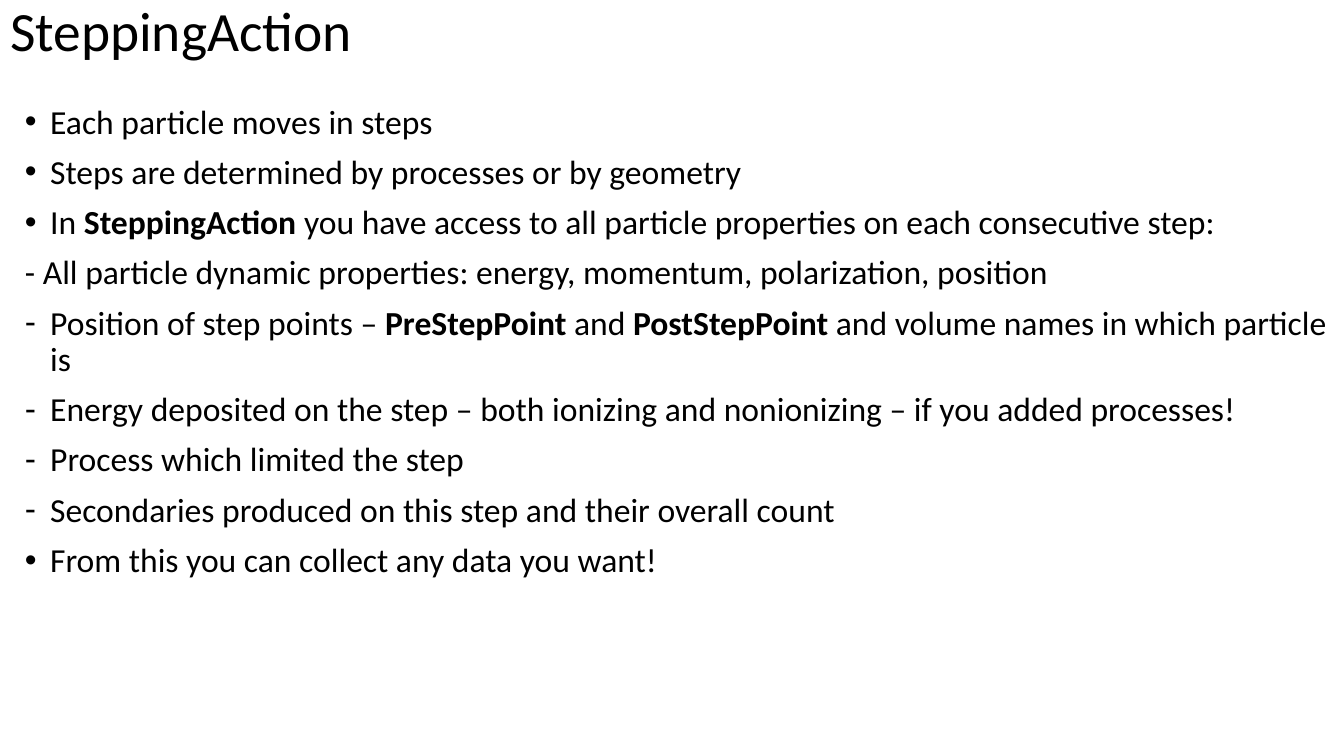
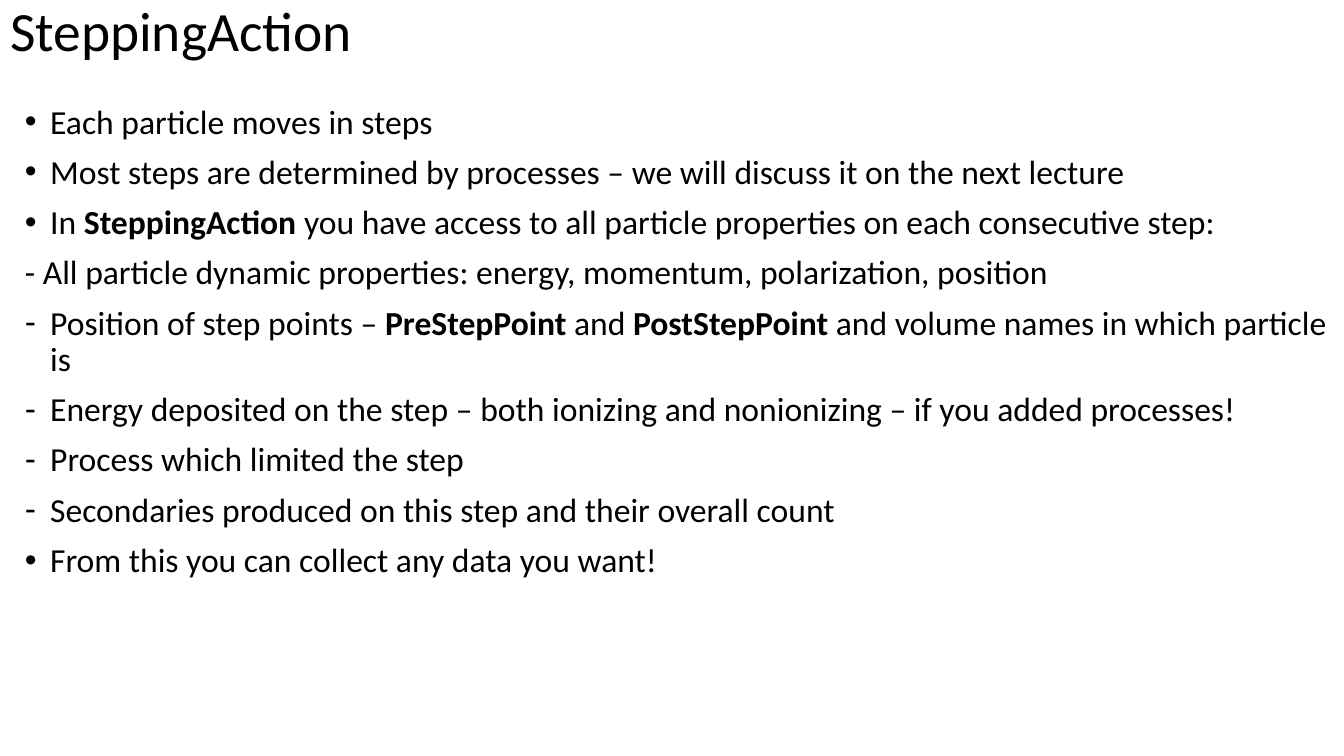
Before and after one commit to dima3551/geant4-course, a slide deck: slide 23 of 2-General-structure-of-Geant4-project/2 General structure of Geant4 project.pptx (slide 20 before the commit). Drawn at 1344x756 pixels with LibreOffice and Linux fonts; fonts in the diff are those of the drawing. Boxes give left, top, right and bottom in pixels: in the first picture for what was removed or moved away, otherwise in the second. Text is boxed around its words. In the diff, an @@ line names an element or a change of style, - is before the commit and + after.

```diff
--- a/2-General-structure-of-Geant4-project/2 General structure of Geant4 project.pptx
+++ b/2-General-structure-of-Geant4-project/2 General structure of Geant4 project.pptx
@@ text at <box>50,160,1124,190</box>: text changed @@
-• Steps are determined by processes or by geometry
+• Most steps are determined by processes – we will discuss it on the next lecture
```
Also in this commit, not shown: 9 other slides changed, 3 slides added, 1 other file.
